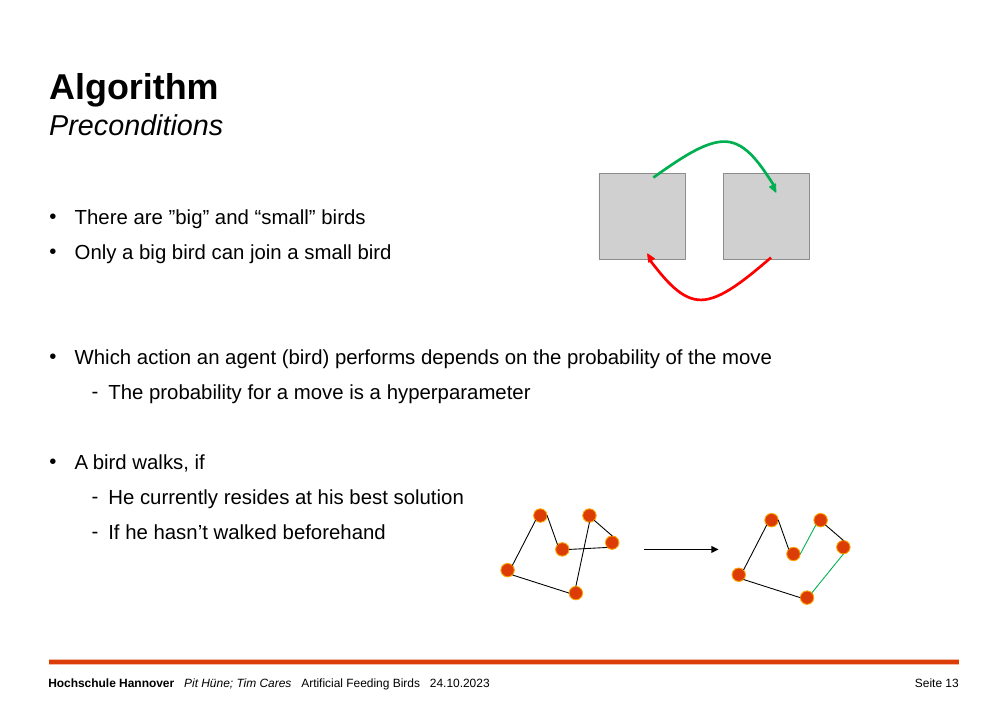
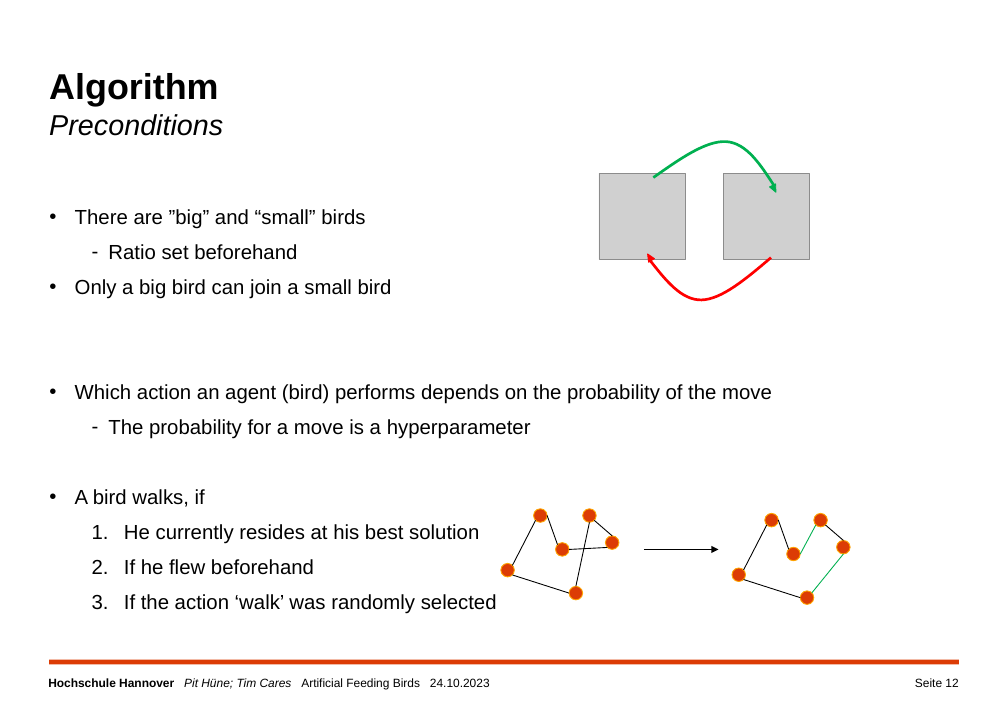
Before and after one commit to TimCares/AFB-Metaheuristic, a slide deck: slide 12 of doc/algorithm.pptx (slide 13 before the commit). Drawn at 1008x713 pixels with LibreOffice and Linux fonts; fonts in the diff are those of the drawing; grey boxes stand for pictures; background and template pictures are left out. Boxes give left, top, right and bottom in pixels: in the first picture for what was removed or moved away, otherwise in the second. Text is boxed around its words. In the diff, an @@ line names an element or a change of style, - is before the commit and + after.

```diff
--- a/doc/algorithm.pptx
+++ b/doc/algorithm.pptx
@@ text at [108, 244, 297, 260]: paragraph added @@
+    – Ratio set beforehand
@@ text at [124, 524, 479, 544]: bullet - to 1. @@
@@ text at [124, 559, 497, 614]: text changed @@
-    – If he hasn’t walked beforehand
+    2. If he flew beforehand
+    3. If the action ‘walk’ was randomly selected
@@ page number at [915, 678, 958, 687]: text changed @@
-Seite 13
+Seite 12
```
Also in this commit, not shown: 3 other slides changed, 1 slide added, 1 slide removed.
